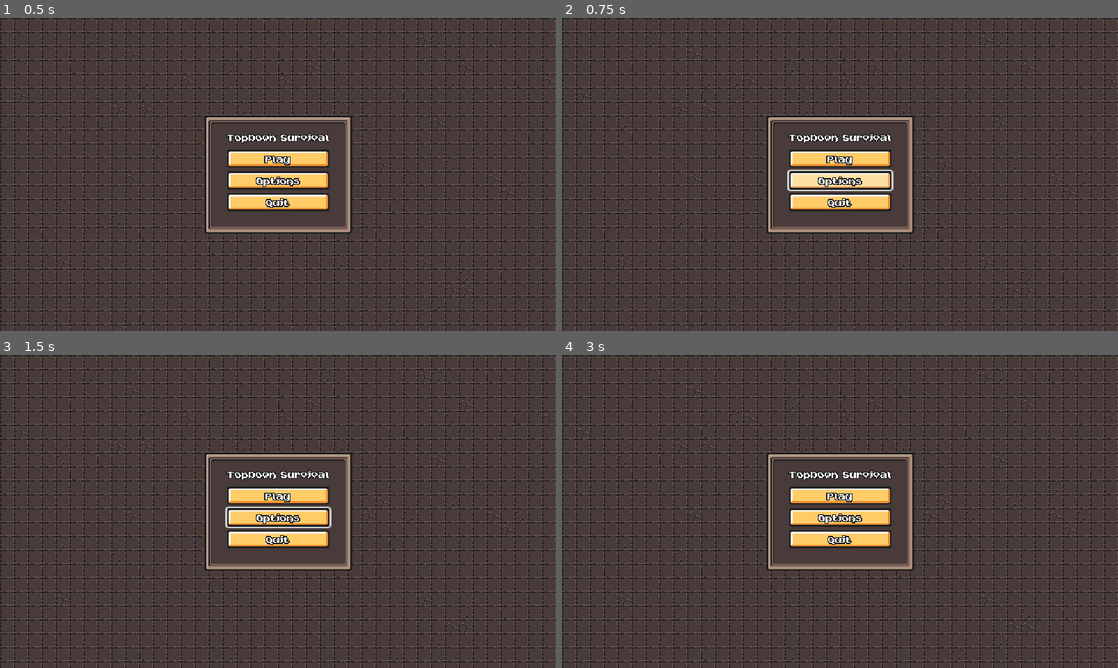
Above: before the commit, frames 1-4 (two rows, left to right).
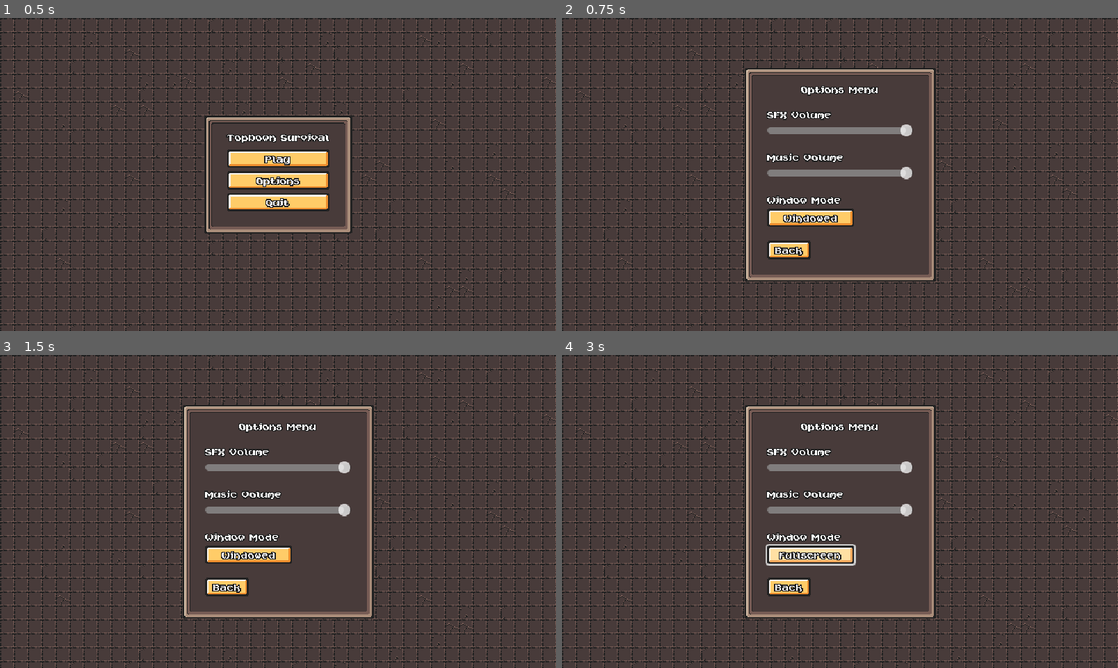
Above: after the commit, the same moments.

Repository: mikhailyoo/2DTopDown
Game: Godot game, scene res://scene/ui/main_menu.tscn
Same seed, same stepped clock (60 frames per second), same inputs: the game is played once before the commit and once after it.
Inputs:
- Up to frame 1 (0.5 s): no input
- Up to frame 2 (0.75 s): click "Options" at 0.5 s
- Up to frame 3 (1.5 s): click "Play" at 1.25 s
- Up to frame 4 (3 s): click "Play" at 2 s; click "Windowed" at 2.75 s

Frame 1 is identical in both runs. In frame 2, 13% of the frame differs, in the area x 32-68%, y 16-85%; in frame 3, 13%; in frame 4, 13%.

Commit message:
lesson 53

Diff:
--- a/project.godot
+++ b/project.godot
@@ -64,6 +64,12 @@
 "events": [Object(InputEventMouseButton,"resource_local_to_scene":false,"resource_name":"","device":-1,"window_id":0,"a …(253 unchanged characters)…
 ]
 }
+pause={
+"deadzone": 0.5,
+"events": [Object(InputEventKey,"resource_local_to_scene":false,"resource_name":"","device":-1,"window_id":0,"alt_pressed":false,"shift_pressed":false,"ctrl_pressed":false,"meta_pressed":false,"pressed":false,"keycode":0,"physical_keycode":4194305,"key_label":0,"unicode":0,"location":0,"echo":false,"script":null)
+, Object(InputEventKey,"resource_local_to_scene":false,"resource_name":"","device":-1,"window_id":0,"alt_pressed":false,"shift_pressed":false,"ctrl_pressed":false,"meta_pressed":false,"pressed":false,"keycode":0,"physical_keycode":80,"key_label":0,"unicode":112,"location":0,"echo":false,"script":null)
+]
+}
 
 [layer_names]
 
--- a/scene/level/level.gd
+++ b/scene/level/level.gd
@@ -4,12 +4,18 @@
 
 @onready var player = %Player
 
+var pause_menu_scene = preload("res://scene/ui/pause_menu.tscn")
 
 func _ready():
 	MusicPlayer.play()
 	player.health_component.died.connect(on_died)
 
 
+func _input(event: InputEvent) -> void:
+	if event.is_action_pressed("pause"):
+		add_child(pause_menu_scene.instantiate())
+
+
 func on_died():
 	var end_screen_instance = end_screen_scene.instantiate() as EndScreen
 	add_child(end_screen_instance)
--- a/scene/ui/options_menu.tscn
+++ b/scene/ui/options_menu.tscn
@@ -4,6 +4,7 @@
 [ext_resource type="PackedScene" uid="uid://casqlq2123jjf" path="res://scene/ui/sound_button.tscn" id="3_4l3je"]
 
 [node name="OptionsMenu" type="CanvasLayer"]
+layer = 2
 script = ExtResource("1_x2j4c")
 
 [node name="MarginContainer" type="MarginContainer" parent="."]
--- /dev/null
+++ b/scene/ui/pause_menu.gd
@@ -0,0 +1,56 @@
+extends CanvasLayer
+
+@onready var animation_player: AnimationPlayer = $AnimationPlayer
+@onready var panel_container: PanelContainer = $MarginContainer/PanelContainer
+
+var options_menu_scene = preload("res://scene/ui/options_menu.tscn")
+
+var is_closing = false
+
+func _ready() -> void:
+	panel_container.pivot_offset = panel_container.size / 2
+	get_tree().paused = true
+	animation_player.play("in")
+
+	var tween = create_tween()
+	tween.tween_property(panel_container, "scale", Vector2.ZERO, 0)
+	tween.tween_property(panel_container, "scale", Vector2.ONE, .3)\
+	.set_ease(Tween.EASE_OUT).set_trans(Tween.TRANS_BACK)
+
+
+func close():
+	if is_closing:
+		return
+
+	is_closing = true
+
+	animation_player.play_backwards("in")
+
+	var tween = create_tween()
+	tween.tween_property(panel_container, "scale", Vector2.ONE, 0)
+	tween.tween_property(panel_container, "scale", Vector2.ZERO, .3)\
+	.set_ease(Tween.EASE_IN).set_trans(Tween.TRANS_BACK)
+
+	await  tween.finished
+
+	get_tree().paused = false
+
+	queue_free()
+
+func _input(event: InputEvent) -> void:
+	if event.is_action_pressed("pause"):
+		close()
+
+
+func _on_resume_button_pressed() -> void:
+	close()
+
+
+func _on_options_button_pressed() -> void:
+	add_child(options_menu_scene.instantiate())
+
+
+func _on_quit_button_pressed() -> void:
+	get_tree().paused = false
+	MusicPlayer.stop()
+	get_tree().change_scene_to_file("res://scene/ui/main_menu.tscn")
--- /dev/null
+++ b/scene/ui/pause_menu.tscn
@@ -0,0 +1,125 @@
+[gd_scene load_steps=7 format=3 uid="uid://df6jbetid35xu"]
+
+[ext_resource type="Script" path="res://scene/ui/pause_menu.gd" id="1_svs02"]
+[ext_resource type="PackedScene" uid="uid://casqlq2123jjf" path="res://scene/ui/sound_button.tscn" id="2_bcd1y"]
+
+[sub_resource type="Animation" id="Animation_d1npx"]
+length = 0.001
+tracks/0/type = "value"
+tracks/0/imported = false
+tracks/0/enabled = true
+tracks/0/path = NodePath("ColorRect:modulate")
+tracks/0/interp = 1
+tracks/0/loop_wrap = true
+tracks/0/keys = {
+"times": PackedFloat32Array(0),
+"transitions": PackedFloat32Array(1),
+"update": 0,
+"values": [Color(1, 1, 1, 1)]
+}
+
+[sub_resource type="Animation" id="Animation_ojnrf"]
+resource_name = "in"
+length = 0.2
+tracks/0/type = "value"
+tracks/0/imported = false
+tracks/0/enabled = true
+tracks/0/path = NodePath("ColorRect:modulate")
+tracks/0/interp = 1
+tracks/0/loop_wrap = true
+tracks/0/keys = {
+"times": PackedFloat32Array(0, 0.2),
+"transitions": PackedFloat32Array(1, 1),
+"update": 0,
+"values": [Color(1, 1, 1, 0), Color(1, 1, 1, 1)]
+}
+
+[sub_resource type="Animation" id="Animation_jxujq"]
+resource_name = "out"
+length = 0.2
+tracks/0/type = "value"
+tracks/0/imported = false
+tracks/0/enabled = true
+tracks/0/path = NodePath("ColorRect:modulate")
+tracks/0/interp = 1
+tracks/0/loop_wrap = true
+tracks/0/keys = {
+"times": PackedFloat32Array(0, 0.2),
+"transitions": PackedFloat32Array(1, 1),
+"update": 0,
+"values": [Color(1, 1, 1, 1), Color(1, 1, 1, 0)]
+}
+
+[sub_resource type="AnimationLibrary" id="AnimationLibrary_3iani"]
+_data = {
+"RESET": SubResource("Animation_d1npx"),
+"in": SubResource("Animation_ojnrf"),
+"out": SubResource("Animation_jxujq")
+}
+
+[node name="PauseMenu" type="CanvasLayer"]
+process_mode = 3
+script = ExtResource("1_svs02")
+
+[node name="AnimationPlayer" type="AnimationPlayer" parent="."]
+libraries = {
+"": SubResource("AnimationLibrary_3iani")
+}
+autoplay = "in"
+
+[node name="ColorRect" type="ColorRect" parent="."]
+anchors_preset = 15
+anchor_right = 1.0
+anchor_bottom = 1.0
+grow_horizontal = 2
+grow_vertical = 2
+color = Color(0.306, 0.45, 0.438, 0.431373)
+
+[node name="MarginContainer" type="MarginContainer" parent="."]
+anchors_preset = 15
+anchor_right = 1.0
+anchor_bottom = 1.0
+grow_horizontal = 2
+grow_vertical = 2
+
+[node name="PanelContainer" type="PanelContainer" parent="MarginContainer"]
+custom_minimum_size = Vector2(180, 140)
+layout_mode = 2
+size_flags_horizontal = 4
+size_flags_vertical = 4
+
+[node name="MarginContainer" type="MarginContainer" parent="MarginContainer/PanelContainer"]
+layout_mode = 2
+theme_override_constants/margin_left = 16
+theme_override_constants/margin_top = 8
+theme_override_constants/margin_right = 16
+theme_override_constants/margin_bottom = 16
+
+[node name="VBoxContainer" type="VBoxContainer" parent="MarginContainer/PanelContainer/MarginContainer"]
+custom_minimum_size = Vector2(120, 0)
+layout_mode = 2
+theme_override_constants/separation = 8
+
+[node name="Label" type="Label" parent="MarginContainer/PanelContainer/MarginContainer/VBoxContainer"]
+layout_mode = 2
+text = "Paused"
+horizontal_alignment = 1
+
+[node name="VBoxContainer" type="VBoxContainer" parent="MarginContainer/PanelContainer/MarginContainer/VBoxContainer"]
+layout_mode = 2
+
+[node name="ResumeButton" parent="MarginContainer/PanelContainer/MarginContainer/VBoxContainer/VBoxContainer" instance=ExtResource("2_bcd1y")]
+layout_mode = 2
+text = "Resume"
+
+[node name="OptionsButton" parent="MarginContainer/PanelContainer/MarginContainer/VBoxContainer/VBoxContainer" instance=ExtResource("2_bcd1y")]
+layout_mode = 2
+text = "Options"
+
+[node name="QuitButton" parent="MarginContainer/PanelContainer/MarginContainer/VBoxContainer/VBoxContainer" instance=ExtResource("2_bcd1y")]
+layout_mode = 2
+text = "Quit to Menu"
+
+[connection signal="pressed" from="MarginContainer/PanelContainer/MarginContainer/VBoxContainer/VBoxContainer/ResumeButton" to="." method="_on_resume_button_pressed"]
+[connection signal="pressed" from="MarginContainer/PanelContainer/MarginContainer/VBoxContainer/VBoxContainer/OptionsButton" to="." method="_on_options_button_pressed"]
+[connection signal="pressed" from="MarginContainer/PanelContainer/MarginContainer/VBoxContainer/VBoxContainer/QuitButton" to="." method="_on_quit_button_pressed"]
